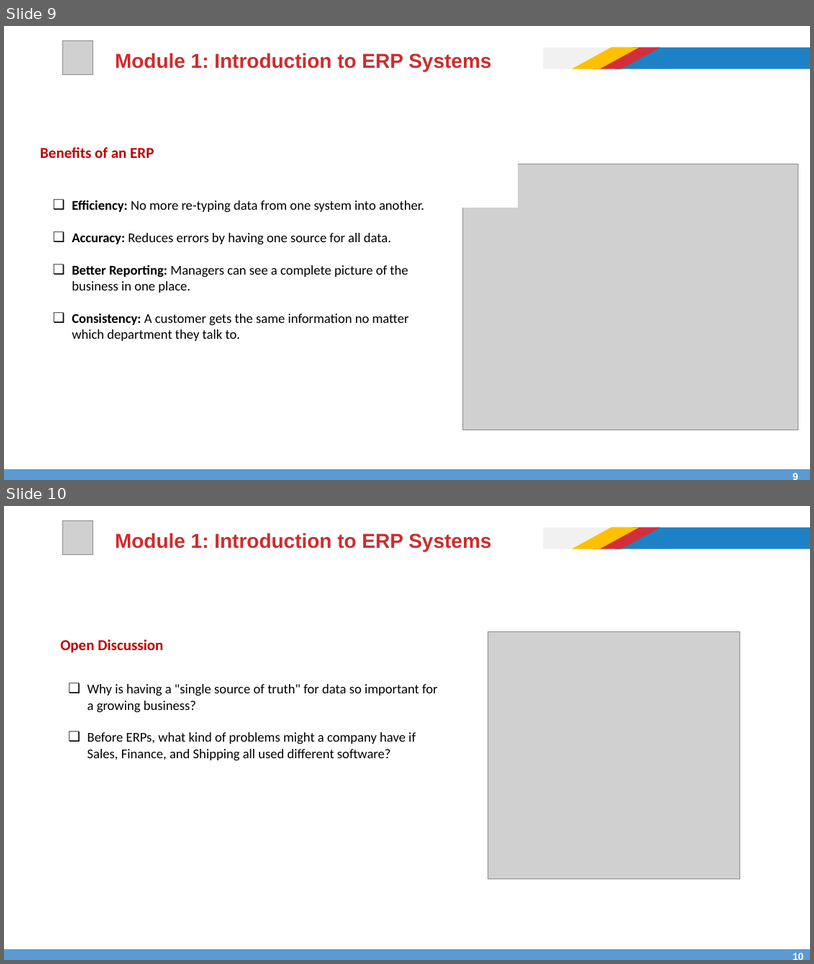
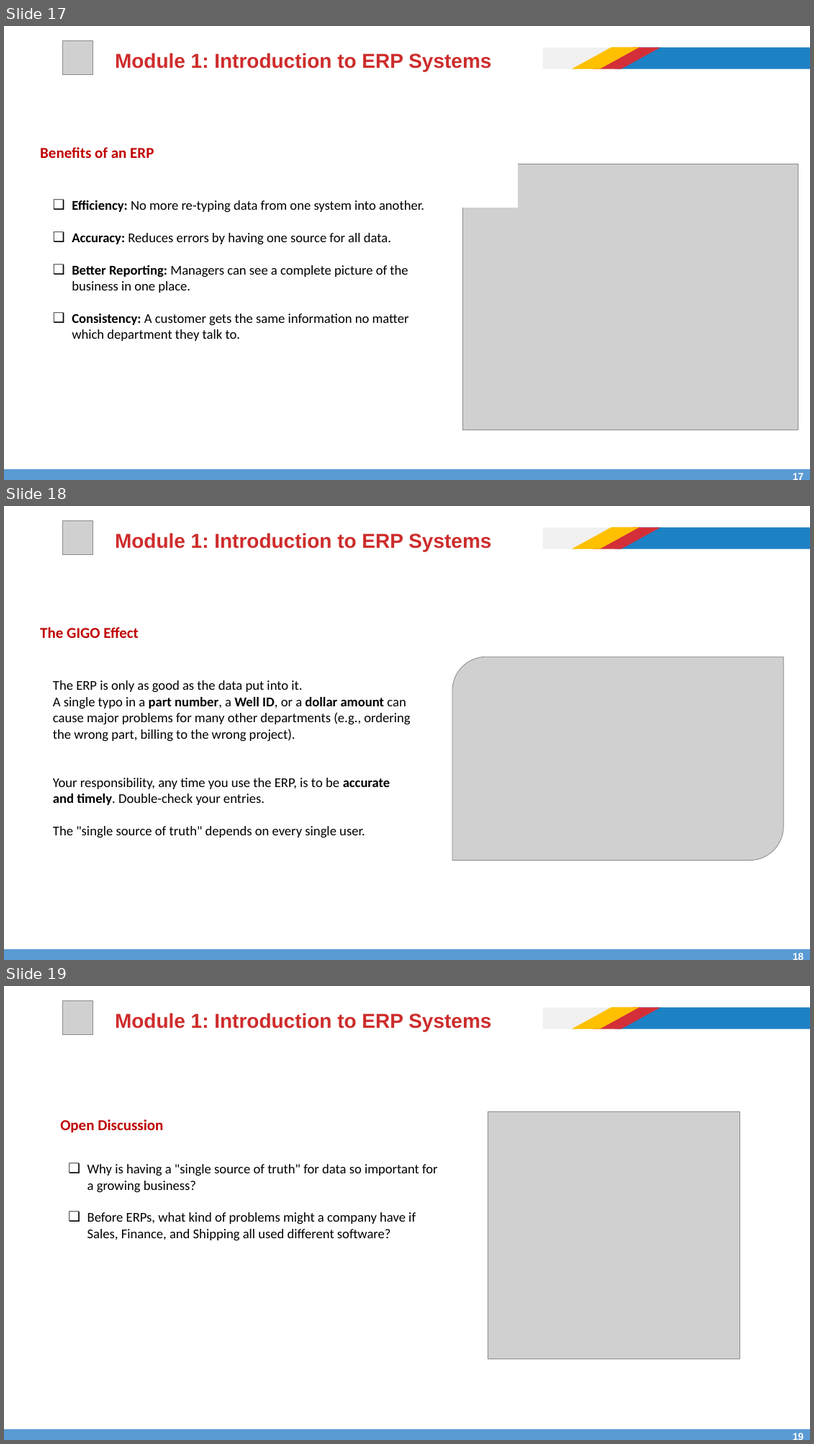
Before and after one commit to afathelbab/cnpc, a slide deck: computer-basics-soft-skills/day3/Computer Skills and Soft Skills - Lec-3.pptx. Shown one above the other, each under a label of ours: slides 9 and 10 before the commit, slides 17, 18 and 19 after it. The pictures are 814x964 and 814x1444 pixels, drawn with LibreOffice and Linux fonts; fonts in the diff are those of the drawing; grey boxes stand for pictures. Boxes give left, top, right and bottom in pixels: in the first picture for what was removed or moved away, otherwise in the second. Text is boxed around its words. In the diff, an @@ line names an element or a change of style, - is before the commit and + after.

```diff
--- a/computer-basics-soft-skills/day3/Computer Skills and Soft Skills - Lec-3.pptx
+++ b/computer-basics-soft-skills/day3/Computer Skills and Soft Skills - Lec-3.pptx
@@ slide 18 added at (4, 506, 810, 960), background #FFFFFF; not listed: 5 template elements that a slide beside it also shows @@
@@ picture added at (63, 521, 93, 555) @@
@@ title added at (115, 533, 491, 551), 24 pt, text #CE2C2C, bold @@
+Module 1: Introduction to ERP Systems
@@ text added at (40, 627, 139, 638), 18 pt, text #C00000, bold @@
+The GIGO Effect
@@ picture added at (453, 656, 784, 860) @@
@@ text added at (53, 680, 410, 838), 16 pt, text #000000 @@
+The ERP is only as good as the data put into it.
+A single typo in a part number, a Well ID, or a dollar amount can cause major problems for many other departments (e.g., ordering the wrong part, billing to the wrong project).
+Your responsibility, any time you use the ERP, is to be accurate and timely. Double-check your entries.
+The "single source of truth" depends on every single user.
@@ page number added at (790, 951, 808, 960), 12 pt, text #FFFFFF, bold @@
+18
@@ what was slide 9 is now slide 17 @@
@@ page number at (790, 471, 808, 480): text changed @@
-9
+17
@@ what was slide 10 is now slide 19 @@
```
Also in this commit, not shown: 5 slides changed, 12 other slides added, 1 slide removed.
